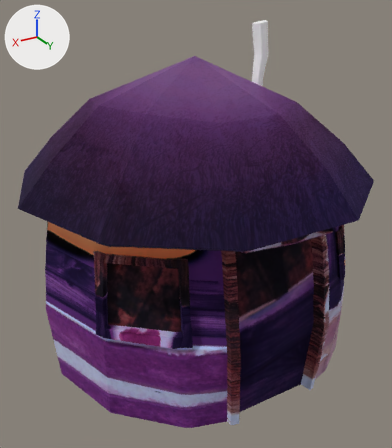
Renders of the glTF model assets/models/Receiver.gltf from each side of a commit.
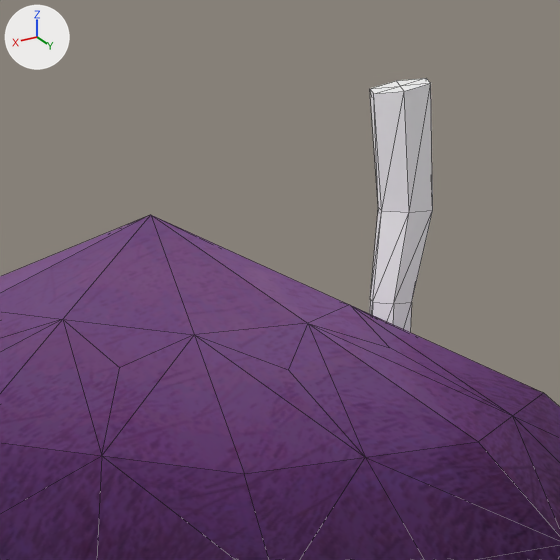
Old and new are each drawn whole from a camera (50 mm lens) standing at (9.09, 15.36, 12.07) and looking at (-0.12, 0.01, 4.4) and again close up on the part from 40% to 77% of the width and 0% to 33% of the height. The lights are fixed; the arrows at upper left show +X, +Y and +Z. The first two pictures are the older version. The close-ups show mesh edges as thin lines. Where no turn or scale is listed for an object, it has been applied to the vertices.

Objects in the first close-up: 'Receiver'.
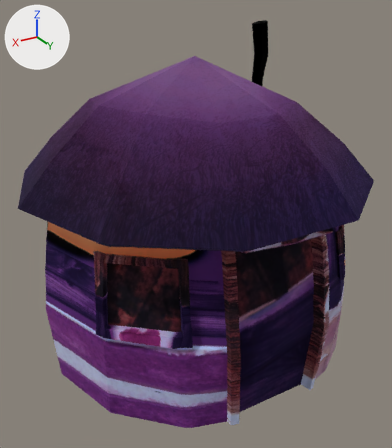
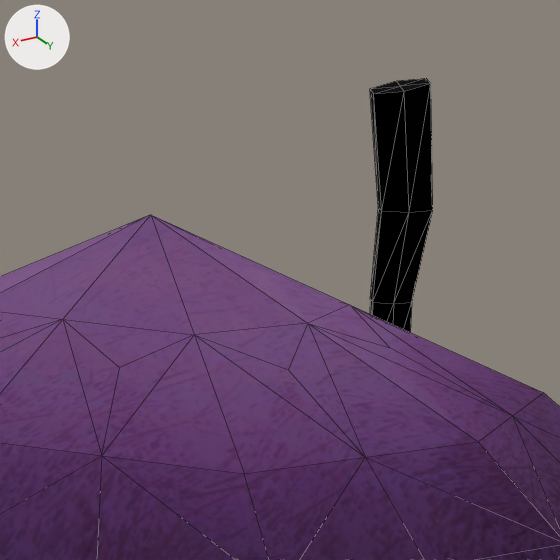
Diff of the bpy script that builds the scene:
```diff
--- a/assets/models/Receiver.gltf.py
+++ b/assets/models/Receiver.gltf.py
@@ img_hutchimney_png @@
+img_hutchimney_png = load_image('hutChimney.png', '../textures/hutChimney.png', 16, 16, 'sRGB')
@@ mat_hutchimney @@
 mat_hutchimney = principled_material('hutChimney')
-mat_hutchimney.base_color = (1.0, 1.0, 1.0)  # white #ffffff
+mat_hutchimney.texture = img_hutchimney_png
 mat_hutchimney.metallic = 1.0
```

Pixel boxes (x1, y1, x2, y2) of what changed, in the close-ups (560 x 560 px):
'Receiver', surface changed (grey to black)
    both: (302, 78, 438, 560)
